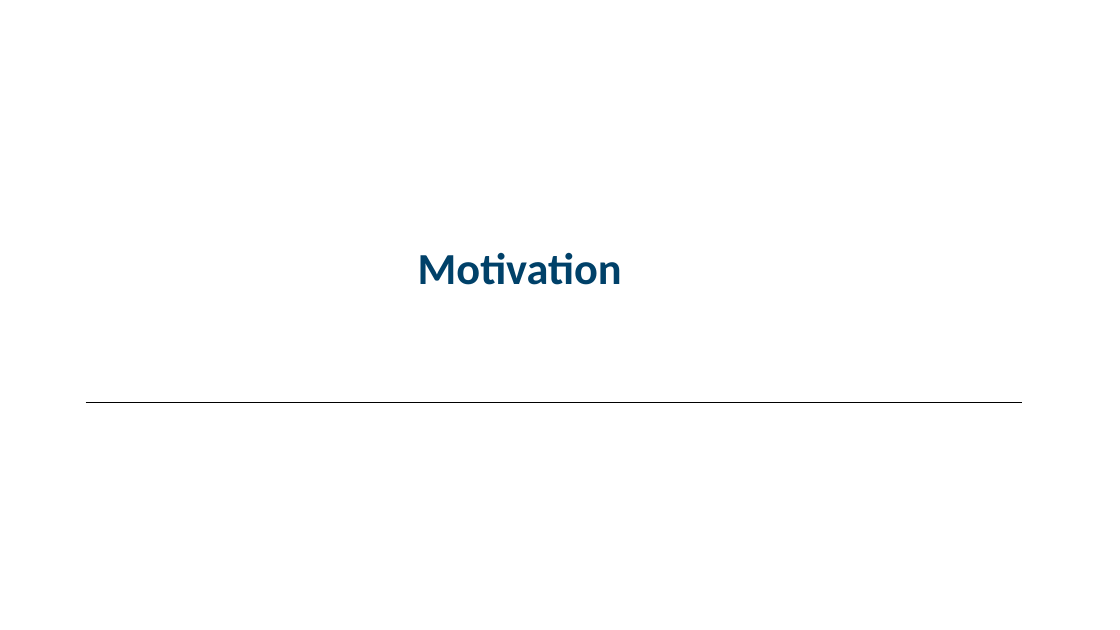
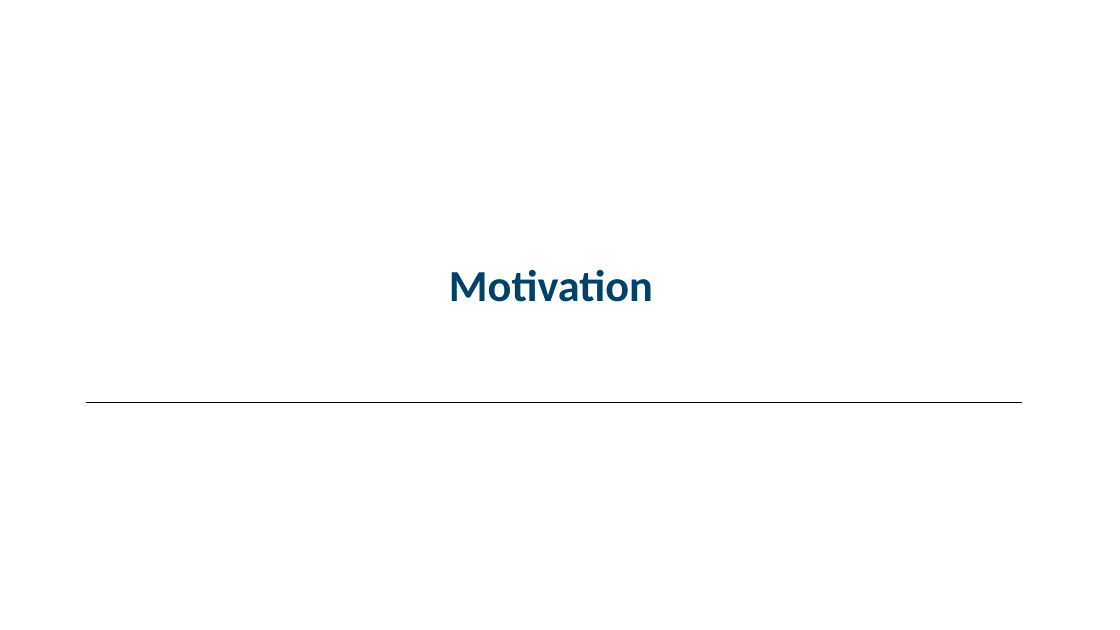
Before and after one commit to M-Berthelin/energy_mod_ISEL_MIX5, a slide deck: slide 3 of slides/2_Opt.pptx. Drawn at 1120x630 pixels with LibreOffice and Linux fonts; fonts in the diff are those of the drawing. Boxes give left, top, right and bottom in pixels: in the first picture for what was removed or moved away, otherwise in the second. Text is boxed around its words. In the diff, an @@ line names an element or a change of style, - is before the commit and + after.

```diff
--- a/slides/2_Opt.pptx
+++ b/slides/2_Opt.pptx
@@ title "Motivation": place and size @@
-title "Motivation" at box(418, 253, 622, 285)
+title "Motivation" at box(449, 270, 653, 302)
```
Also in this commit, not shown: 7 other slides changed, 6 slides added, 6 slides removed, 2 other files.
